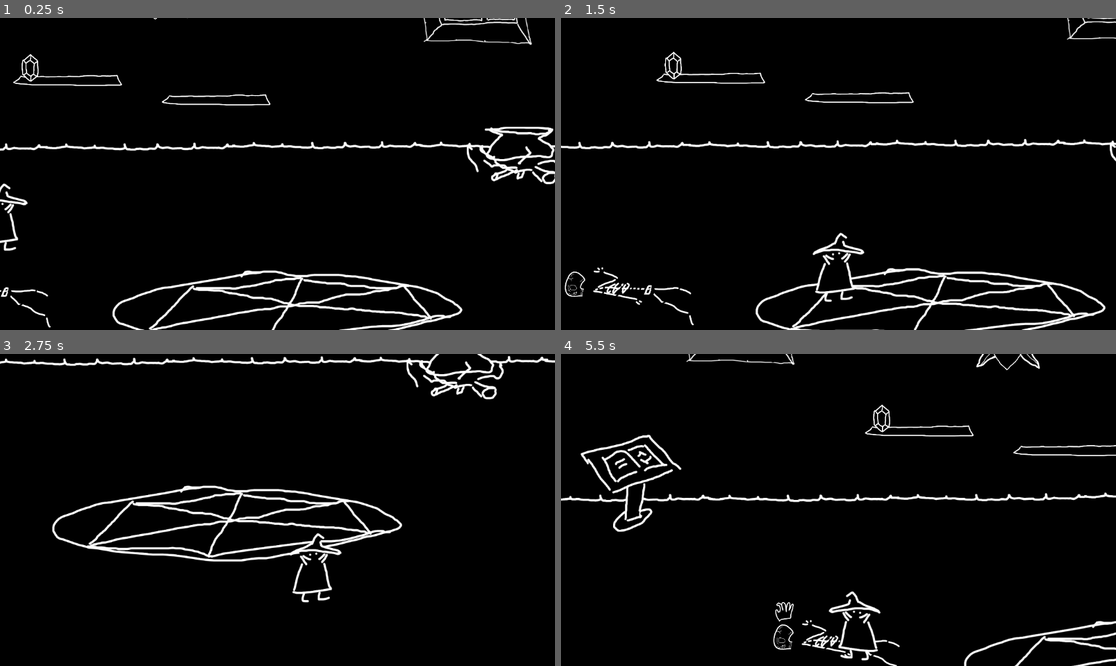
Above: before the commit, frames 1-4 (two rows, left to right).
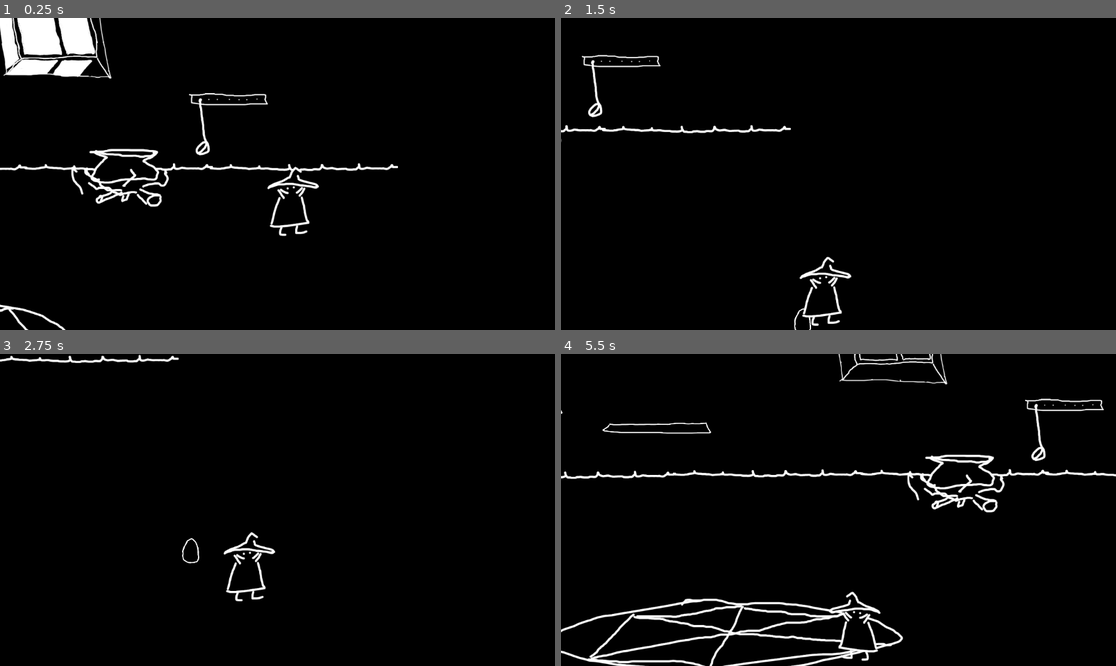
Above: after the commit, the same moments.

Repository: Badrpas/ld55-apr-2024
Game: Godot game, scene res://simulation.tscn
The game is run twice, just before and just after one commit, with the same random seed, the same clock (stepped at 60 frames per second) and the same inputs.
Inputs:
- Up to frame 1 (0.25 s): no input
- Up to frame 2 (1.5 s): hold D (right) 0.53-1.28 s; tap E (UseE) at 0.6, 1.35 s; hold S (down) from 1.28 s (still down)
- Up to frame 3 (2.75 s): release S (down) at 2.03 s; hold D (right) from 2.03 s (still down); tap E (UseE) at 2.1 s
- Up to frame 4 (5.5 s): release D (right) at 2.78 s; hold W (up) 2.78-3.53 s; tap E (UseE) every 0.75 s from 2.85 to 5.1 s; hold A (left) 3.53-5.03 s; hold S (down) from 5.03 s (still down)

The runs differ from the first frame. In frame 1, 10% of the frame differs, in the area x 0-100%, y 0-100%; in frame 2, 6.1%; in frame 3, 5.8%; in frame 4, 9.1%.

Commit message:
more sounds

Diff:
--- a/simulation.tscn
+++ b/simulation.tscn
@@ -3,6 +3,7 @@
 [ext_resource type="PackedScene" uid="uid://b6cr3w01ofst7" path="res://player.tscn" id="1_1dr8h"]
 [ext_resource type="Script" path="res://src/simulation.gd" id="1_vo1iw"]
 [ext_resource type="Script" path="res://src/controller.gd" id="2_kbiok"]
+[ext_resource type="PackedScene" uid="uid://dx3uobw76gpx0" path="res://window.tscn" id="3_fw35b"]
 [ext_resource type="Script" path="res://src/CameraController.gd" id="3_jwcsi"]
 [ext_resource type="Texture2D" uid="uid://c44yoa7jpjbmr" path="res://assets/ehh/static/shelfG/shelf.png" id="4_knyru"]
 [ext_resource type="Texture2D" uid="uid://bd8es286e1h4j" path="res://assets/ehh/static/shelfG/egg.png" id="6_b841b"]
@@ -19,13 +20,12 @@
 [ext_resource type="Script" path="res://src/Book.gd" id="13_wcr8x"]
 [ext_resource type="Texture2D" uid="uid://bnsvdjdp7v2kd" path="res://assets/ehh/laddletable/laddle.png" id="14_i8785"]
 [ext_resource type="Texture2D" uid="uid://d2f8x67pc85qe" path="res://assets/ehh/Recipies/Book.png" id="14_wywgl"]
+[ext_resource type="AudioStream" uid="uid://be705vvtlxf8i" path="res://assets/sound/hexa-cast.wav" id="17_d5i58"]
 [ext_resource type="Texture2D" uid="uid://sewalgtbosok" path="res://assets/wall_bot.png" id="18_5svc0"]
-[ext_resource type="Texture2D" uid="uid://ba2fd7a2hhbog" path="res://assets/window.png" id="19_6x76r"]
 [ext_resource type="Texture2D" uid="uid://c5du42vaxji2p" path="res://assets/roses.png" id="19_jgnva"]
 [ext_resource type="AudioStream" uid="uid://lkrkxgtfa7o8" path="res://assets/sound/bottle-drop.wav" id="19_terb6"]
 [ext_resource type="Script" path="res://src/HexagramCenter.gd" id="19_wa0v2"]
 [ext_resource type="Script" path="res://src/Cauldron.gd" id="20_1htyl"]
-[ext_resource type="Script" path="res://src/Window.gd" id="20_vlofx"]
 [ext_resource type="Script" path="res://src/LaddleHandle.gd" id="23_873je"]
 [ext_resource type="Texture2D" uid="uid://c0htrha66vthu" path="res://assets/hexagon_hint.png" id="23_y74tx"]
 [ext_resource type="Texture2D" uid="uid://bish863gnegs2" path="res://assets/phial.png" id="24_7kaxt"]
@@ -87,7 +87,7 @@
 
 [sub_resource type="Animation" id="Animation_1s63c"]
 resource_name = "flicker"
-length = 4.0
+length = 4.4805
 step = 0.05
 tracks/0/type = "value"
 tracks/0/imported = false
@@ -115,6 +115,45 @@
 "method": &"_summon"
 }]
 }
+tracks/2/type = "audio"
+tracks/2/imported = false
+tracks/2/enabled = true
+tracks/2/path = NodePath("AudioStreamPlayer2D")
+tracks/2/interp = 1
+tracks/2/loop_wrap = true
+tracks/2/keys = {
+"clips": [{
+"end_offset": 0.0,
+"start_offset": 0.0170869,
+"stream": ExtResource("17_d5i58")
+}, {
+"end_offset": 0.0304066,
+"start_offset": 0.0,
+"stream": ExtResource("17_d5i58")
+}, {
+"end_offset": 0.568249,
+"start_offset": 0.128401,
+"stream": ExtResource("17_d5i58")
+}, {
+"end_offset": 0.381461,
+"start_offset": 0.128401,
+"stream": ExtResource("17_d5i58")
+}, {
+"end_offset": 0.717588,
+"start_offset": 0.128401,
+"stream": ExtResource("17_d5i58")
+}, {
+"end_offset": 0.855575,
+"start_offset": 0.0370217,
+"stream": ExtResource("17_d5i58")
+}, {
+"end_offset": 0.0,
+"start_offset": 0.031326,
+"stream": ExtResource("17_d5i58")
+}],
+"times": PackedFloat32Array(0.00644099, 0.95, 2, 2.25, 2.7, 2.95, 3.15)
+}
+tracks/2/use_blend = true
 
 [sub_resource type="AnimationLibrary" id="AnimationLibrary_oxlpp"]
 _data = {
@@ -175,7 +214,7 @@
 }
 
 [sub_resource type="CircleShape2D" id="CircleShape2D_yxk40"]
-radius = 33.2415
+radius = 74.2428
 
 [sub_resource type="RectangleShape2D" id="RectangleShape2D_t5r0t"]
 size = Vector2(89, 59)
@@ -499,29 +538,14 @@
 shape = SubResource("RectangleShape2D_jy0y8")
 debug_color = Color(0, 0.584314, 0.776471, 0.0823529)
 
-[node name="Window" type="Sprite2D" parent="colliders"]
-position = Vector2(-1801.25, -207.5)
-texture = ExtResource("19_6x76r")
-script = ExtResource("20_vlofx")
-
-[node name="rain" type="Node2D" parent="colliders/Window"]
-z_index = -1
-
-[node name="Window2" type="Sprite2D" parent="colliders"]
-position = Vector2(626.75, -255.5)
-texture = ExtResource("19_6x76r")
-script = ExtResource("20_vlofx")
-
-[node name="rain" type="Node2D" parent="colliders/Window2"]
-z_index = -1
-
-[node name="Window3" type="Sprite2D" parent="colliders"]
-position = Vector2(-971.25, -338.5)
-texture = ExtResource("19_6x76r")
-script = ExtResource("20_vlofx")
-
-[node name="rain" type="Node2D" parent="colliders/Window3"]
-z_index = -1
+[node name="Window" parent="colliders" instance=ExtResource("3_fw35b")]
+position = Vector2(-1782.25, -165.5)
+
+[node name="Window2" parent="colliders" instance=ExtResource("3_fw35b")]
+position = Vector2(-1014.25, -441.5)
+
+[node name="Window3" parent="colliders" instance=ExtResource("3_fw35b")]
+position = Vector2(558.75, -224.5)
 
 [node name="Cam" type="Camera2D" parent="." node_paths=PackedStringArray("target") groups=["CAMERA"]]
 position = Vector2(1489, 390)
@@ -731,6 +755,10 @@
 "": SubResource("AnimationLibrary_oxlpp")
 }
 
+[node name="AudioStreamPlayer2D" type="AudioStreamPlayer2D" parent="Hexagram"]
+
+[node name="AudioSpawn" type="AudioStreamPlayer2D" parent="Hexagram"]
+
 [node name="Cauldron" type="Sprite2D" parent="." groups=["CAULDRON"]]
 position = Vector2(1240, 299)
 texture = ExtResource("13_8ap6m")
@@ -765,7 +793,7 @@
 position = Vector2(85, 28)
 
 [node name="CollisionShape2D" type="CollisionShape2D" parent="book_trigger/Area2D2"]
-position = Vector2(-11, -54)
+position = Vector2(23, -26)
 shape = SubResource("CircleShape2D_yxk40")
 
 [node name="cam_target" type="Node2D" parent="book_trigger"]
@@ -828,7 +856,7 @@
 shape = SubResource("CircleShape2D_uog5s")
 
 [node name="Player" parent="." instance=ExtResource("1_1dr8h")]
-position = Vector2(-154, 525)
+position = Vector2(1709, 419)
 
 [node name="view_target" type="Node2D" parent="Player/Image" index="0"]
 position = Vector2(87, -212)
--- a/src/Hexagram.gd
+++ b/src/Hexagram.gd
@@ -48,16 +48,23 @@
 
     print('foun recipe ', target_recipe)
 
-    # fire.visible = not not target_recipe
-    # fire.visible = false
-    if not target_recipe: return
-
-    var summoned = target_recipe.result.instantiate()
-    get_tree().root.get_node('Simulation').add_child(summoned)
-    summoned.position = center.global_position
+    if target_recipe:
+        var summoned = target_recipe.result.instantiate()
+        get_tree().root.get_node('Simulation').add_child(summoned)
+        summoned.position = center.global_position
+        match target_recipe.sound:
+            "low": $AudioSpawn.stream = snd_low
+            "high": $AudioSpawn.stream = snd_high
+            _:
+                $AudioSpawn.stream = snd_low
+    else:
+        $AudioSpawn.stream = snd_beep
+    $AudioSpawn.play()
 
 
-
+var snd_beep = preload('res://assets/sound/beep.wav')
+var snd_low  = preload('res://assets/sound/hexa-low.wav')
+var snd_high = preload('res://assets/sound/hexa-high.wav')
 
 
 
--- a/src/Recipe.gd
+++ b/src/Recipe.gd
@@ -19,6 +19,7 @@
 var result_id: String
 var items: Array[String] = []
 var catalyst: Array[String] = []
+var sound: String = 'low'
 
 static func GetList() -> Array[Recipe]:
     var arr: Array[Recipe] = []
@@ -26,6 +27,7 @@
     var r = Recipe.new()
     r.result = load('res://chikin.tscn')
     r.result_id = 'chicken'
+    r.sound = 'high'
     r.items.push_back('egg');
     r.catalyst.append_array(['rose'])
     arr.append(r)
@@ -33,6 +35,7 @@
     r = Recipe.new()
     r.result = load('res://eye.tscn')
     r.result_id = 'eye'
+    r.sound = 'high'
     r.items.append_array(['diamond', 'skull']);
     r.catalyst.append_array(['rose'])
     arr.append(r)
@@ -40,6 +43,7 @@
     r = Recipe.new()
     r.result = load('res://fairy.tscn')
     r.result_id = 'fairy'
+    r.sound = 'high'
     r.items.append_array(['feather', 'tooth']);
     r.catalyst.append_array(['rose', 'rose'])
     arr.append(r)
@@ -47,6 +51,7 @@
     r = Recipe.new()
     r.result = load('res://theeyer.tscn')
     r.result_id = 'eyer'
+    r.sound = 'low'
     r.items.append_array(['eye', 'skull', 'feather']);
     r.catalyst.append_array(['rose', 'feather'])
     arr.append(r)
@@ -54,6 +59,7 @@
     r = Recipe.new()
     r.result = load('res://bigboy.tscn')
     r.result_id = 'bigboy'
+    r.sound = 'low'
     r.items.append_array(['diamond', 'eye', 'skull', 'diamond', 'rose', 'egg']);
     r.catalyst.append_array(['feather', 'dust'])
     arr.append(r)
--- a/src/Window.gd
+++ b/src/Window.gd
@@ -1,10 +1,23 @@
 extends Sprite2D
+class_name WindowKek
 
 @onready var rain_root = $rain
 @onready var timer: Timer = Timer.new()
 
 const top = -100
 
+var tween
+static var Master: WindowKek
+
+signal kek(audio_cb);
+
+var snd_thunder1 = preload('res://assets/sound/thunder1.mp3')
+var frames = [
+	preload('res://assets/window.png'),
+	preload('res://assets/window-thunder.png'),
+]
+
+var thunder_tween
 # Called when the node enters the scene tree for the first time.
 func _ready():
 	add_child(timer)
@@ -14,7 +27,34 @@
 	for i in range(10):
 		add_drop()
 
+	if not WindowKek.Master:
+		WindowKek.Master = self
+		WindowKek.Master.make_tween.call_deferred()
 
+	WindowKek.Master.kek.connect(func(snd):
+		if thunder_tween: thunder_tween.kill()
+		thunder_tween = create_tween()
+		thunder_tween.tween_callback(func(): texture = frames[1])
+		thunder_tween.tween_interval(0.1)
+		thunder_tween.tween_callback(func(): texture = frames[0])
+		thunder_tween.tween_interval(0.1)
+		thunder_tween.tween_callback(func(): texture = frames[1])
+		thunder_tween.tween_interval(0.23)
+		thunder_tween.tween_callback(func(): texture = frames[0])
+
+		$AudioThunder.stream = snd
+		$AudioThunder.play()
+	)
+
+
+func make_tween():
+	kek.emit(snd_thunder1)
+	if tween: tween.stop()
+	tween = create_tween()
+	var delay = randf_range(15, 33)
+	print('next in ', delay)
+	tween.tween_interval(delay)
+	tween.tween_callback(make_tween)
 
 func timeout():
 	if rain_root.get_child_count() > 10:
@@ -24,6 +64,7 @@
 func add_drop():
 	var s = Droplet.new()
 	rain_root.add_child(s)
+	s.position.x = -80
 	return s
 
 
--- /dev/null
+++ b/window.tscn
@@ -0,0 +1,25 @@
+[gd_scene load_steps=4 format=3 uid="uid://dx3uobw76gpx0"]
+
+[ext_resource type="Texture2D" uid="uid://ba2fd7a2hhbog" path="res://assets/window.png" id="1_gkd4m"]
+[ext_resource type="Script" path="res://src/Window.gd" id="2_ki3j8"]
+[ext_resource type="AudioStream" uid="uid://d2nfwg3kjifi7" path="res://assets/sound/rain4.mp3" id="3_tn2cl"]
+
+[node name="Window" type="Sprite2D"]
+position = Vector2(192, 129)
+texture = ExtResource("1_gkd4m")
+script = ExtResource("2_ki3j8")
+
+[node name="rain" type="Node2D" parent="."]
+z_index = -1
+
+[node name="AudioRainLoop" type="AudioStreamPlayer2D" parent="."]
+stream = ExtResource("3_tn2cl")
+volume_db = 8.632
+autoplay = true
+max_distance = 990.0
+attenuation = 2.07053
+
+[node name="AudioThunder" type="AudioStreamPlayer2D" parent="."]
+volume_db = 10.843
+autoplay = true
+max_distance = 1250.0
Not shown, added: assets/sound/beep.wav.import
Not shown, added: assets/sound/hexa-cast.wav.import
Not shown, added: assets/sound/hexa-high.wav.import
Not shown, added: assets/sound/hexa-low.wav.import
Not shown, added: assets/sound/rain4.mp3.import
Not shown, added: assets/sound/thunder1.mp3.import
Binary file added: assets/window-thunder.png
Not shown, added: assets/window-thunder.png.import
Not shown, added: assets/sound/beep.wav
Not shown, added: assets/sound/hexa-cast.wav
Not shown, added: assets/sound/hexa-high.wav
Not shown, added: assets/sound/hexa-low.wav
(and 2 more such lines)
